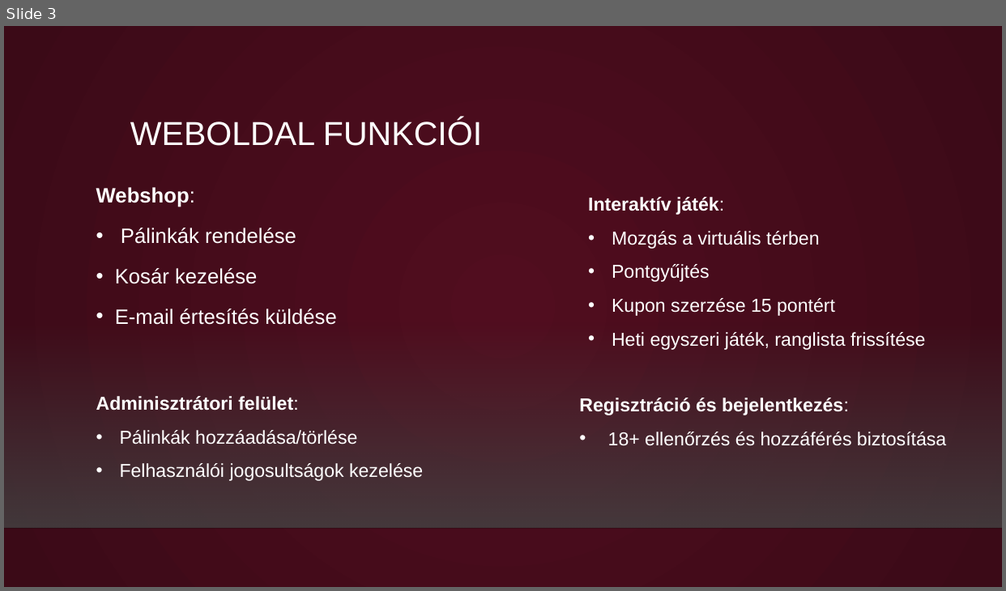
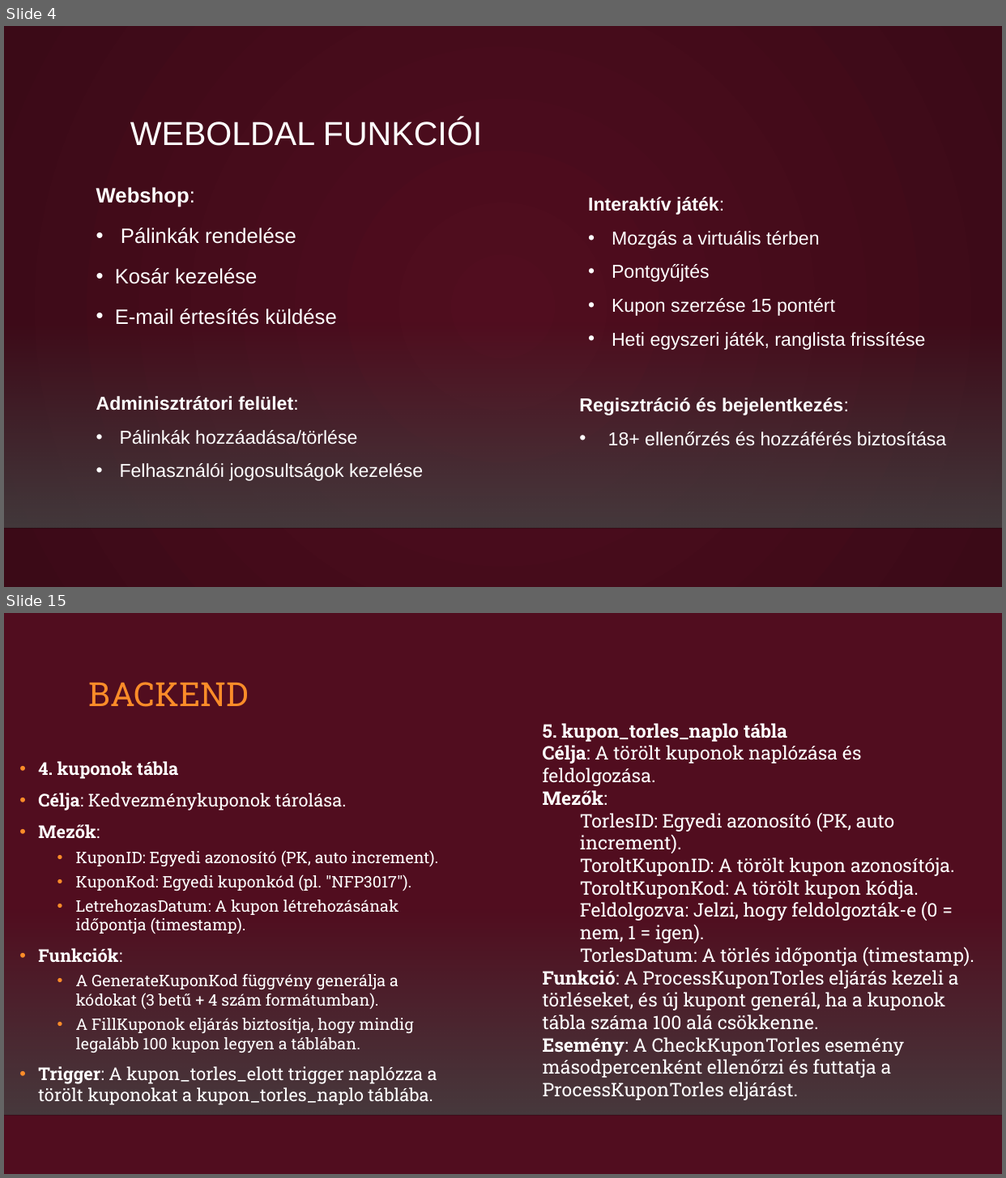
Before and after one commit to rozlev/Mestermunka, a slide deck: A pálinka mesterei/A pálinka mesterei.pptx. Shown one above the other, each under a label of ours: slide 3 before the commit, slides 4 and 15 after it; the slides between them are not shown. The pictures are 1006x591 and 1006x1178 pixels, drawn with LibreOffice and Linux fonts; fonts in the diff are those of the drawing; background and template pictures are left out. Boxes give left, top, right and bottom in pixels: in the first picture for what was removed or moved away, otherwise in the second. Text is boxed around its words. In the diff, an @@ line names an element or a change of style, - is before the commit and + after.

```diff
--- a/A pálinka mesterei/A pálinka mesterei.pptx
+++ b/A pálinka mesterei/A pálinka mesterei.pptx
@@ slide 15 added at [4, 613, 1002, 1174], background gradient #510D1F to #000000; not listed: 2 template elements that a slide beside it also shows @@
@@ title added at [89, 682, 249, 707], 32 pt, text #FB8C29 @@
+BACKEND
@@ text added at [543, 723, 974, 1101], 18 pt, text #FFFFFF @@
+5. kupon_torles_naplo tábla
+Célja: A törölt kuponok naplózása és feldolgozása.
+Mezők:
+  TorlesID: Egyedi azonosító (PK, auto increment).
+  ToroltKuponID: A törölt kupon azonosítója.
+  ToroltKuponKod: A törölt kupon kódja.
+  Feldolgozva: Jelzi, hogy feldolgozták-e (0 = nem, 1 = igen).
+  TorlesDatum: A törlés időpontja (timestamp).
+Funkció: A ProcessKuponTorles eljárás kezeli a törléseket, és új kupont generál, ha a kuponok tábla száma 100 alá csökkenne.
+Esemény: A CheckKuponTorles esemény másodpercenként ellenőrzi és futtatja a ProcessKuponTorles eljárást.
@@ text added at [38, 761, 438, 1105], 15.3 pt, text #FFFFFF @@
+• 4. kuponok tábla
+• Célja: Kedvezménykuponok tárolása.
+• Mezők:
+  • KuponID: Egyedi azonosító (PK, auto increment).
+  • KuponKod: Egyedi kuponkód (pl. "NFP3017").
+  • LetrehozasDatum: A kupon létrehozásának időpontja (timestamp).
+• Funkciók:
+  • A GenerateKuponKod függvény generálja a kódokat (3 betű + 4 szám formátumban).
+  • A FillKuponok eljárás biztosítja, hogy mindig legalább 100 kupon legyen a táblában.
+• Trigger: A kupon_torles_elott trigger naplózza a törölt kuponokat a kupon_torles_naplo táblába.
@@ what was slide 3 is now slide 4 @@
```
Also in this commit, not shown: 14 other slides added.
